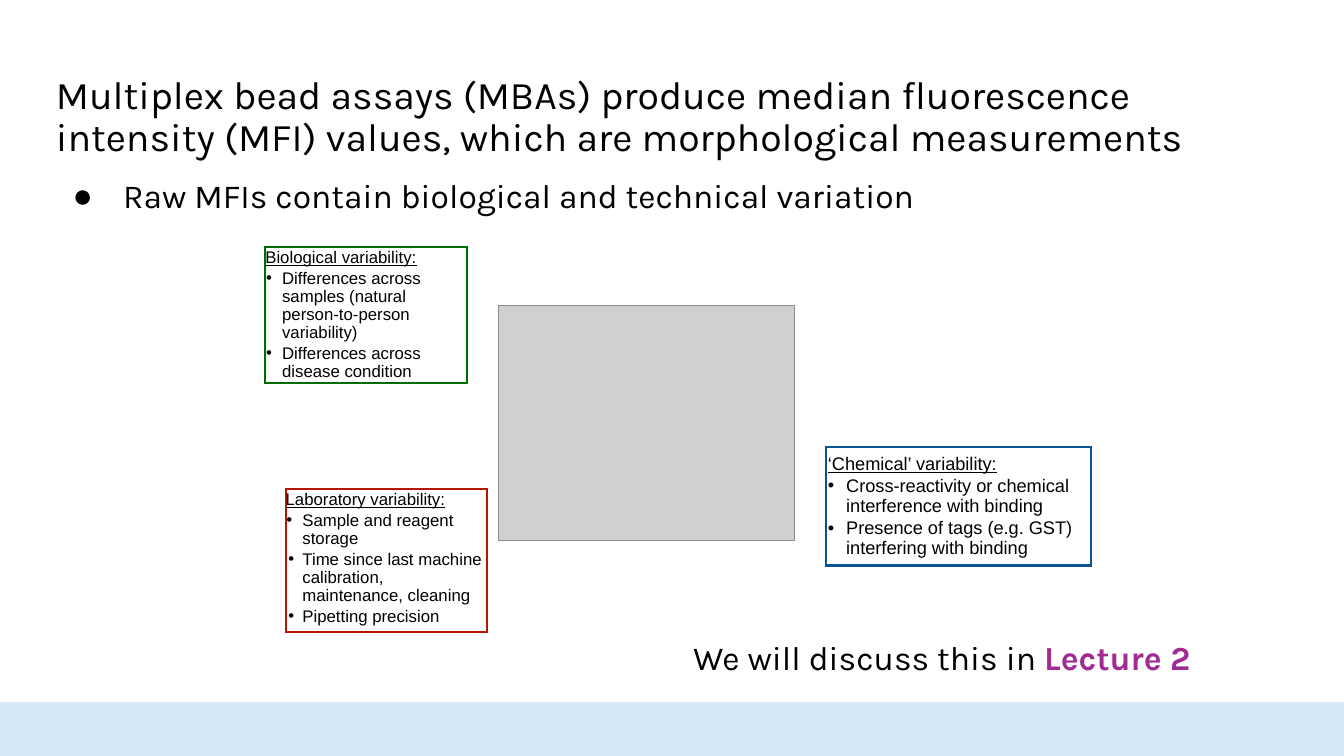
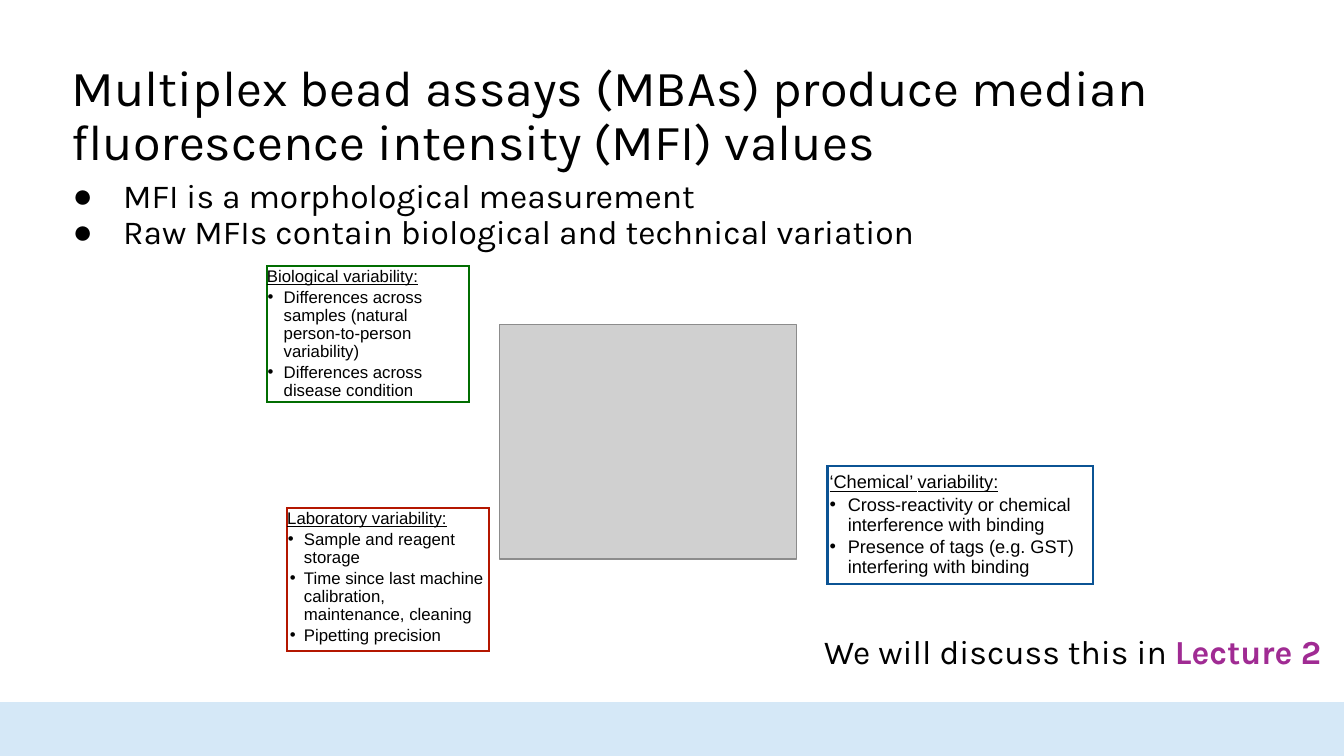
Before and after one commit to HopkinsIDD/seroanalytics_workshop, a slide deck: slide 29 of Lecture 0/Lecture_0_v2.pptx (slide 25 before the commit). Drawn at 1344x756 pixels with LibreOffice and Linux fonts; fonts in the diff are those of the drawing; grey boxes stand for pictures; background and template pictures are left out. Boxes give left, top, right and bottom in pixels: in the first picture for what was removed or moved away, otherwise in the second. Text is boxed around its words. In the diff, an @@ line names an element or a change of style, - is before the commit and + after.

```diff
--- a/Lecture 0/Lecture_0_v2.pptx
+++ b/Lecture 0/Lecture_0_v2.pptx
@@ title at [72,69,1148,173]: text changed; size 28 to 36 pt @@
-Multiplex bead assays (MBAs) produce median fluorescence intensity (MFI) values, which are morphological measurements
+Multiplex bead assays (MBAs) produce median fluorescence intensity (MFI) values
@@ text at [123,185,695,217]: paragraph added @@
+● MFI is a morphological measurement
@@ 3 rectangles, 1 picture: place and size @@
-3 rectangles, 1 picture at [265,247,1091,632]
+3 rectangles, 1 picture at [267,266,1093,651]
@@ text "We will discuss this in ...": place and size @@
-text "We will discuss this in ..." at [693,647,1190,671]
+text "We will discuss this in ..." at [824,641,1321,665]
```
Also in this commit, not shown: 13 other slides changed, 5 slides added, 2 other files.
